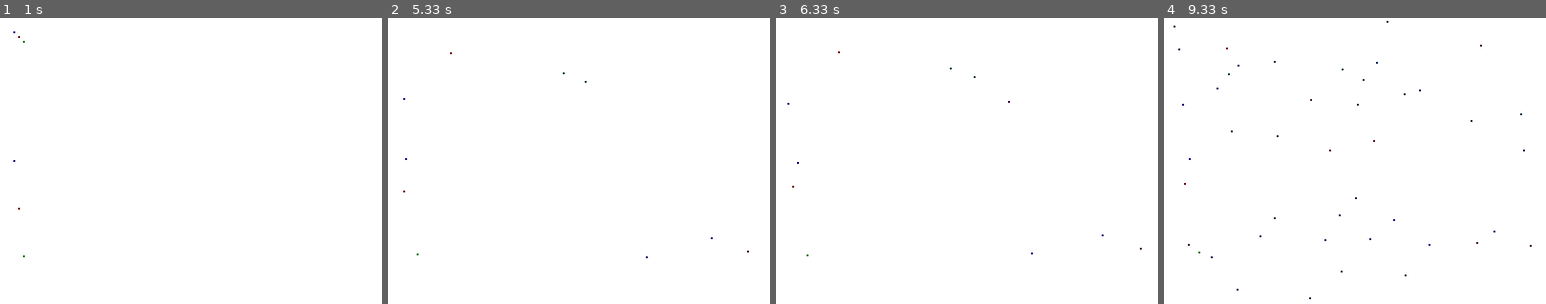
Above: before the commit, frames 1-4 (left to right).
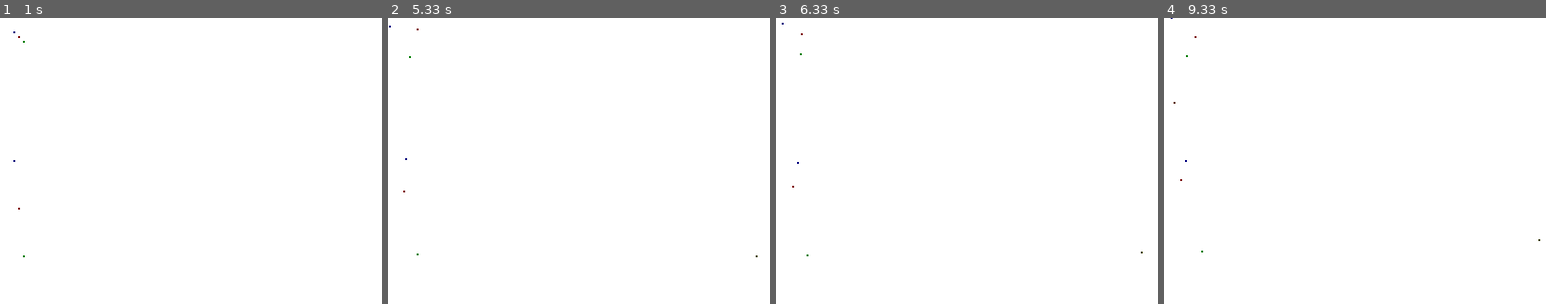
Above: after the commit, the same moments.

Repository: TonkleTremu/DSD-Y1
Game: pygame game, started from Random Test Stuff/Python Game/pygaming.py
Same seed, same stepped clock (60 frames per second), same inputs: the game is played once before the commit and once after it.
Inputs:
- Up to frame 1 (1 s): no input
- Up to frame 2 (5.33 s): no input
- Up to frame 3 (6.33 s): no input
- Up to frame 4 (9.33 s): no input

Frame 1 is identical in both runs. In frame 2, less than 0.1% of the frame differs, in the area x 0-97%, y 2-84%; in frame 3, less than 0.1%; in frame 4, 0.2%, in the area x 1-99%, y 0-99%.

Commit message:
ooo ghoul

Diff:
--- a/Random Test Stuff/Python Game/pygaming.py
+++ b/Random Test Stuff/Python Game/pygaming.py
@@ -15,7 +15,7 @@
 player_velocity = [0,0]
 
 # World Data
-CreatureCount = 4 # If 3 preset creatures exist, this should be 4.
+CreatureCount = 7 # If 3 preset creatures exist, this should be 4.
 GlobalCreatures = {1: [(0,0,127), (0,0), (15, 150)],
              2: [(127,0,0), (0,0), (20, 200)],
              3: [(0,127,0), (0,0), (25, 250)],
@@ -62,41 +62,44 @@
     Creatures = GlobalCreatures
     for x in list(GlobalCreatures.keys()):
         for i in list(GlobalCreatures.keys()):
-            if(random.randint(1,25) == 1):
-                try:
-                    # Checks if the creatures are next to each other.
-                    if(math.isclose(GlobalCreatures[x][2][0], GlobalCreatures[i][2][0], rel_tol=1) and math.isclose(GlobalCreatures[x][2][1], GlobalCreatures[i][2][1], rel_tol=1)):
-                        # Checks if the creatures are similar species. If so, a new cretin will spawn.
-                        # If all colour values are within 30, they may breed.
-                        if(math.isclose(GlobalCreatures[x][0][0], GlobalCreatures[i][0][0], rel_tol=30) and math.isclose(GlobalCreatures[x][0][1], GlobalCreatures[i][0][1], rel_tol=30) and math.isclose(GlobalCreatures[x][0][2], GlobalCreatures[i][0][2], rel_tol=30)):
-                            if((x in GlobalCreatures[i][1]) or (i in GlobalCreatures[x][1])):
-                                pass
-                            else:
-                                if((GlobalCreatures[x][0][1] + GlobalCreatures[i][0][1])/2 <= random.randint(0,256)):
-                                    NewRed = round((GlobalCreatures[x][0][0] + GlobalCreatures[i][0][0])/2) + random.randint(-5,5)
-                                    if(NewRed < 0):
-                                        NewRed = 0
-                                    elif(NewRed > 255):
-                                        NewRed = 255
-                                    NewGreen = round((GlobalCreatures[x][0][1] + GlobalCreatures[i][0][1])/2) + random.randint(-5,5)
-                                    if(NewGreen < 0):
-                                        NewGreen = 0
-                                    elif(NewGreen > 255):
-                                        NewGreen = 255
-                                    NewBlue = round((GlobalCreatures[x][0][2] + GlobalCreatures[i][0][2])/2) + random.randint(-5,5)
-                                    if(NewBlue < 0):
-                                        NewBlue = 0
-                                    elif(NewBlue > 255):
-                                        NewBlue = 255
-                                    GlobalCreatures.update({CreatureCount: [(NewRed, NewGreen, NewBlue), (x,i), (random.randint(0,res_x), random.randint(0,res_y))]})
-                                    CreatureCount += 1
-                        elif(GlobalCreatures[x][0][0] >= random.randint(0,127)):
-                                    if(random.randint(0, GlobalCreatures[x][0][0]) <= random.randint(0, GlobalCreatures[i][0][0])):
-                                        GlobalCreatures.pop(x)
-                                    else:
-                                        GlobalCreatures.pop(i)
-                except:
-                    print("stop! its already dead...")
+            if(not(x == i)):
+                if(random.randint(1,25) == 1):
+                    try:
+                        # Checks if the creatures are next to each other.
+                        print(Creatures[x][2][0], Creatures[i][2][0], math.isclose(14, 10, rel_tol=1), x, i)
+                        if((math.isclose(GlobalCreatures[x][2][0], GlobalCreatures[i][2][0], rel_tol=1)) and (math.isclose(GlobalCreatures[x][2][1], GlobalCreatures[i][2][1], rel_tol=1))):
+                            # Checks if the creatures are similar species. If so, a new cretin will spawn.
+                            # If all colour values are within 30, they may breed.
+                            if(math.isclose(GlobalCreatures[x][0][0], GlobalCreatures[i][0][0], rel_tol=30) and math.isclose(GlobalCreatures[x][0][1], GlobalCreatures[i][0][1], rel_tol=30) and math.isclose(GlobalCreatures[x][0][2], GlobalCreatures[i][0][2], rel_tol=30)):
+                                if((x in GlobalCreatures[i][1]) or (i in GlobalCreatures[x][1])):
+                                    pass
+                                else:
+                                    if(random.randint(1,5) == 1):
+                                        NewRed = round((GlobalCreatures[x][0][0] + GlobalCreatures[i][0][0])/2) + random.randint(-5,5)
+                                        if(NewRed < 0):
+                                            NewRed = 0
+                                        elif(NewRed > 255):
+                                            NewRed = 255
+                                        NewGreen = round((GlobalCreatures[x][0][1] + GlobalCreatures[i][0][1])/2) + random.randint(-5,5)
+                                        if(NewGreen < 0):
+                                            NewGreen = 0
+                                        elif(NewGreen > 255):
+                                            NewGreen = 255
+                                        NewBlue = round((GlobalCreatures[x][0][2] + GlobalCreatures[i][0][2])/2) + random.randint(-5,5)
+                                        if(NewBlue < 0):
+                                            NewBlue = 0
+                                        elif(NewBlue > 255):
+                                            NewBlue = 255
+                                        GlobalCreatures.update({CreatureCount: [(NewRed, NewGreen, NewBlue), (x,i), (random.randint(0,res_x), random.randint(0,res_y))]})
+                                        CreatureCount += 1
+                            elif(random.randint(1,3) == 1):
+                                        if(random.randint(0, GlobalCreatures[x][0][0]) <= random.randint(0, GlobalCreatures[i][0][0])):
+                                            GlobalCreatures.pop(x)
+                                        else:
+                                            GlobalCreatures.pop(i)
+                    except:
+                        print("stop! its already dead...")
+
 def ShowCreatures():
     for x in GlobalCreatures:
         pygame.draw.circle(DISPLAYSURF, GlobalCreatures[x][0], GlobalCreatures[x][2], 1, 1)
